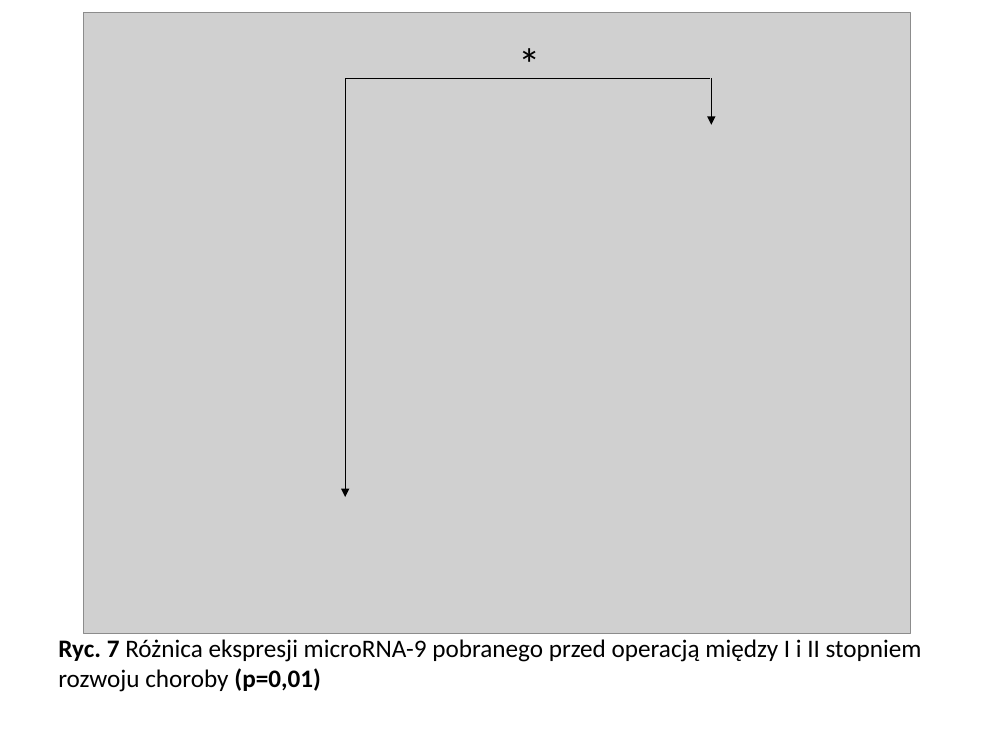
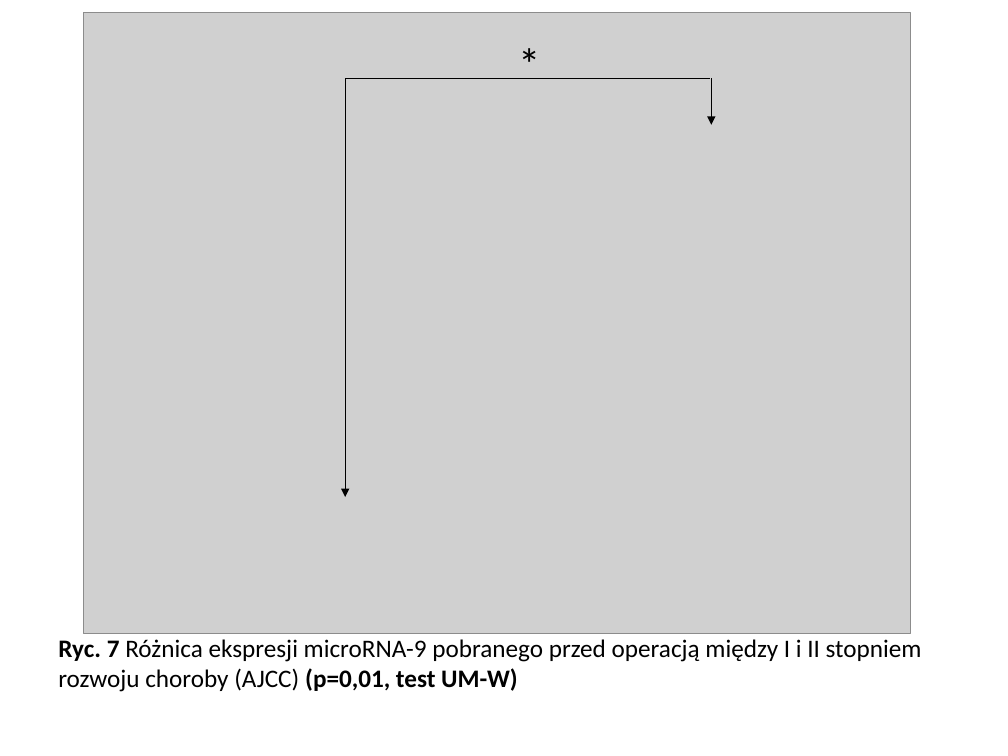
Before and after one commit to empro314/PBB, a slide deck: slide 12 of 1.2Czy-stan-zapalny-ma-wpływ-na-raka-płuca.pptx. Drawn at 1008x756 pixels with LibreOffice and Linux fonts; fonts in the diff are those of the drawing; grey boxes stand for pictures. Boxes give left, top, right and bottom in pixels: in the first picture for what was removed or moved away, otherwise in the second. Text is boxed around its words. In the diff, an @@ line names an element or a change of style, - is before the commit and + after.

Commit message:
1.2+ajcc

```diff
--- a/1.2Czy-stan-zapalny-ma-wpływ-na-raka-płuca.pptx
+++ b/1.2Czy-stan-zapalny-ma-wpływ-na-raka-płuca.pptx
@@ text at (58, 639, 922, 692): text changed @@
-Ryc. 7 Różnica ekspresji microRNA-9 pobranego przed operacją między I i II stopniem rozwoju choroby (p=0,01)
+Ryc. 7 Różnica ekspresji microRNA-9 pobranego przed operacją między I i II stopniem rozwoju choroby (AJCC) (p=0,01, test UM-W)
```
